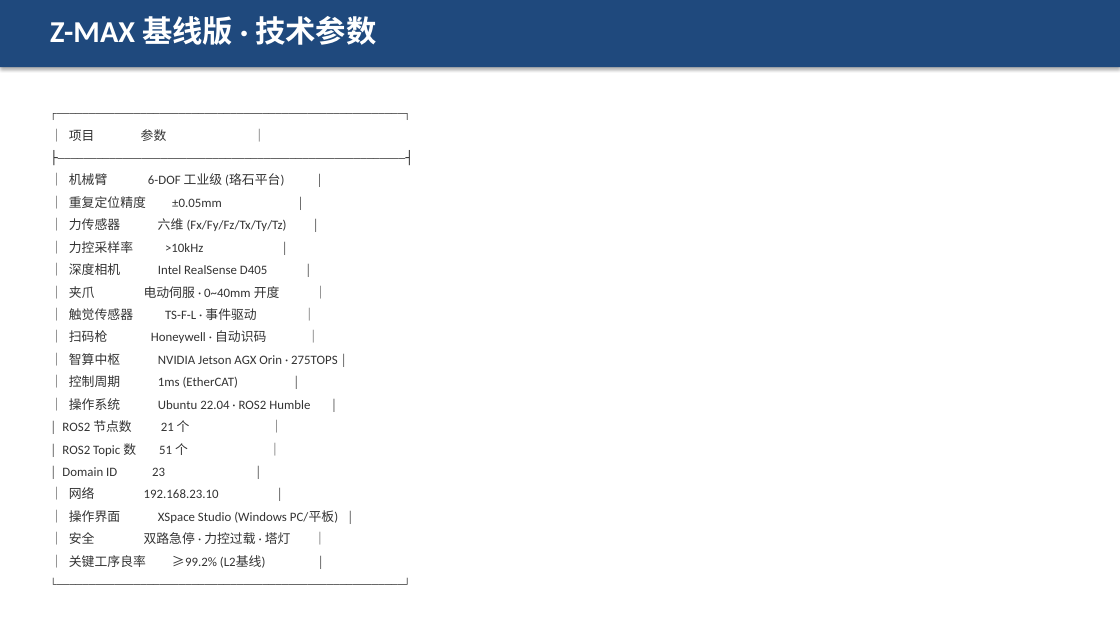
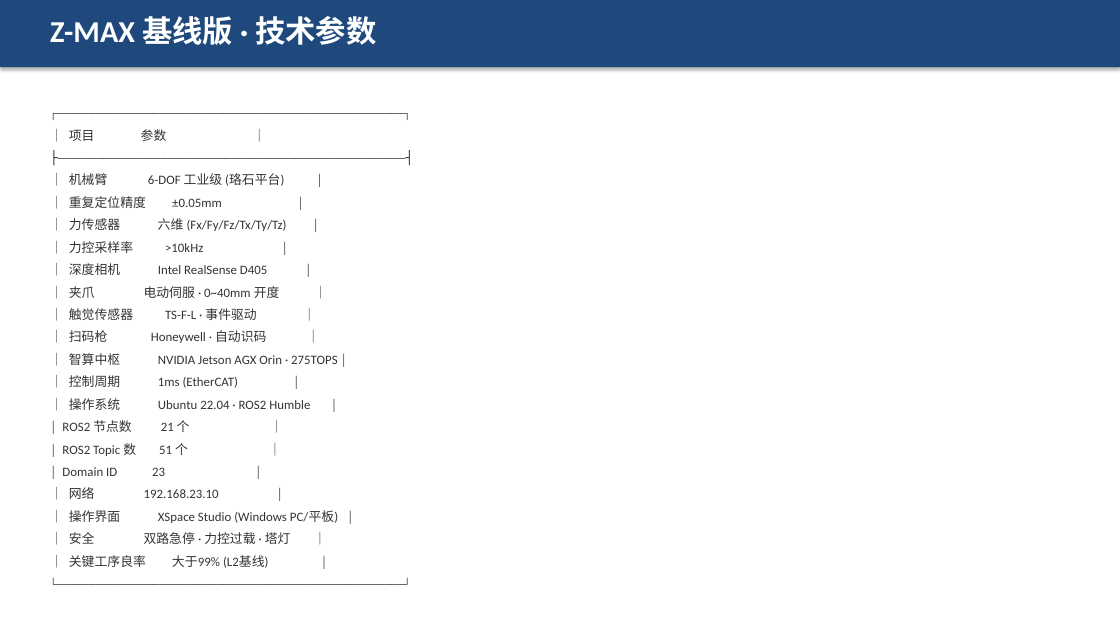
Before and after one commit to MikeBMW/lerobot-smolvla-lew, a slide deck: slide 15 of docs/Z-MAX基线版硬件配置培训.pptx. Drawn at 1120x630 pixels with LibreOffice and Linux fonts; fonts in the diff are those of the drawing. Boxes give left, top, right and bottom in pixels: in the first picture for what was removed or moved away, otherwise in the second. Text is boxed around its words. In the diff, an @@ line names an element or a change of style, - is before the commit and + after.

Commit message:
docs: PPTX全量术语同步 — VTLA/视触觉/因果世界模型
- 5份PPTX文件批量替换: SmolVLA→VTLA, 触觉→视触觉, LeWorldModel→因果世界模型
- Z700F培训手册(10处), 硬件配置(3处), 基线版(3+1处)
- 新增 scripts/sync_pptx.py 批量同步工具

```diff
--- a/docs/Z-MAX基线版硬件配置培训.pptx
+++ b/docs/Z-MAX基线版硬件配置培训.pptx
@@ text at [69,555,269,568]: text changed @@
-│ 关键工序良率 ≥99.2% (L2基线) │
+│ 关键工序良率 大于99% (L2基线) │
```
Also in this commit, not shown: 2 other slides changed, 3 other files.
